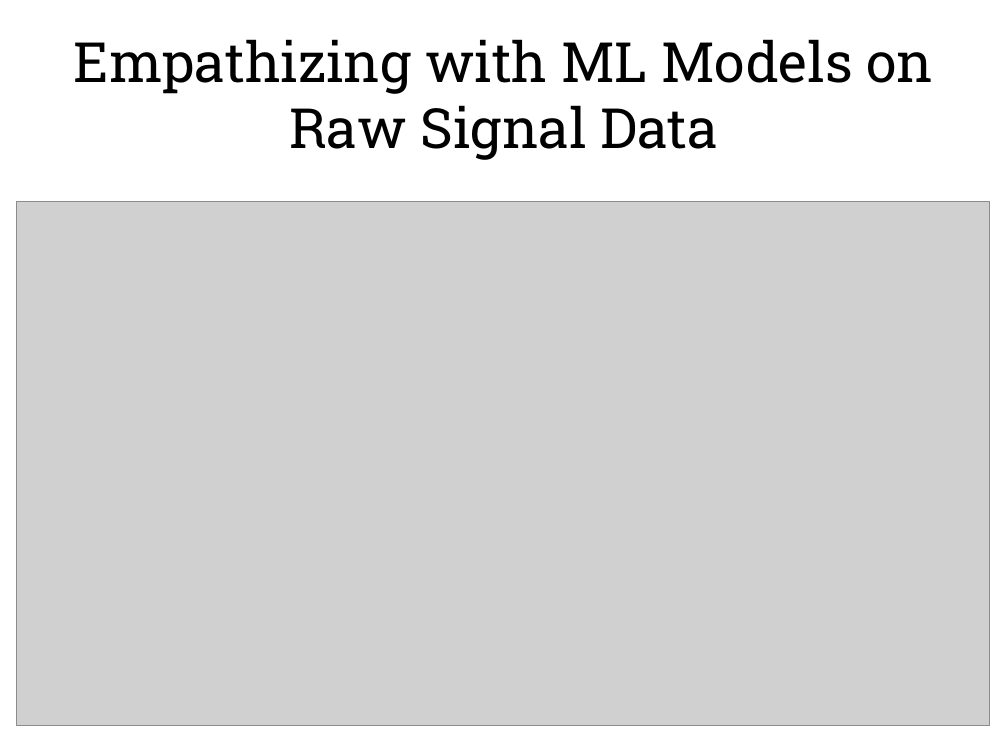
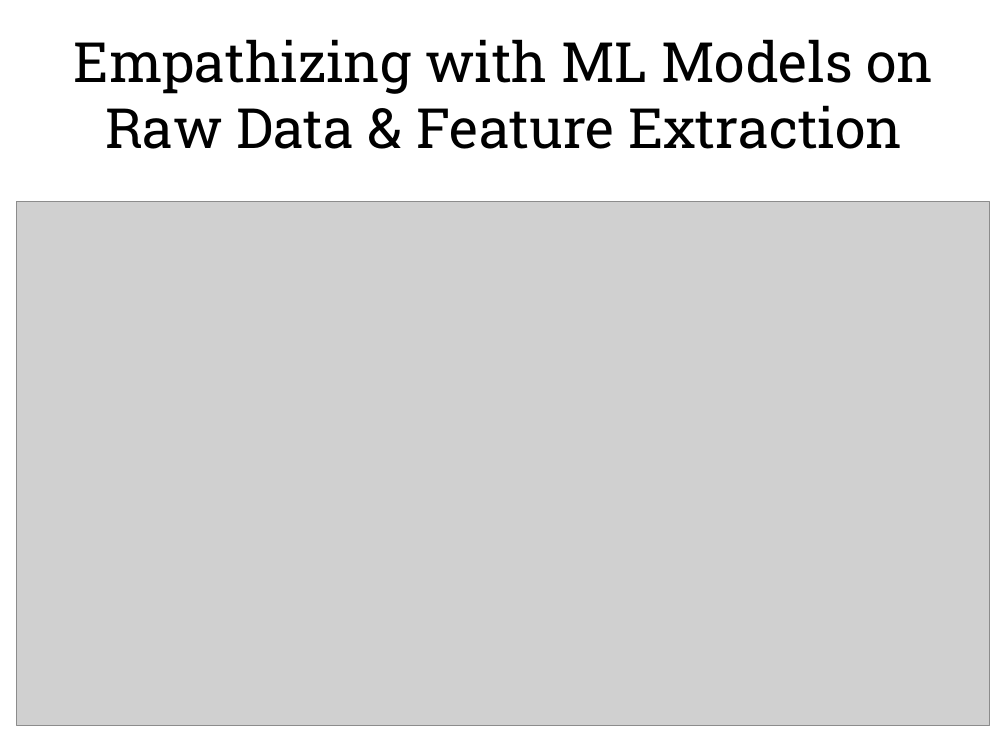
Before and after one commit to 3dspace/machine-learning-at-scale, a slide deck: slide 15 of training_birdsong_classifiers.pptx (slide 12 before the commit). Drawn at 1008x756 pixels with LibreOffice and Linux fonts; fonts in the diff are those of the drawing; grey boxes stand for pictures. Boxes give left, top, right and bottom in pixels: in the first picture for what was removed or moved away, otherwise in the second. Text is boxed around its words. In the diff, an @@ line names an element or a change of style, - is before the commit and + after.

```diff
--- a/training_birdsong_classifiers.pptx
+++ b/training_birdsong_classifiers.pptx
@@ title at bbox=[74, 39, 934, 149]: text changed @@
-Empathizing with ML Models on Raw Signal Data
+Empathizing with ML Models on Raw Data & Feature Extraction
```
Also in this commit, not shown: 5 other slides changed, 3 slides added.
